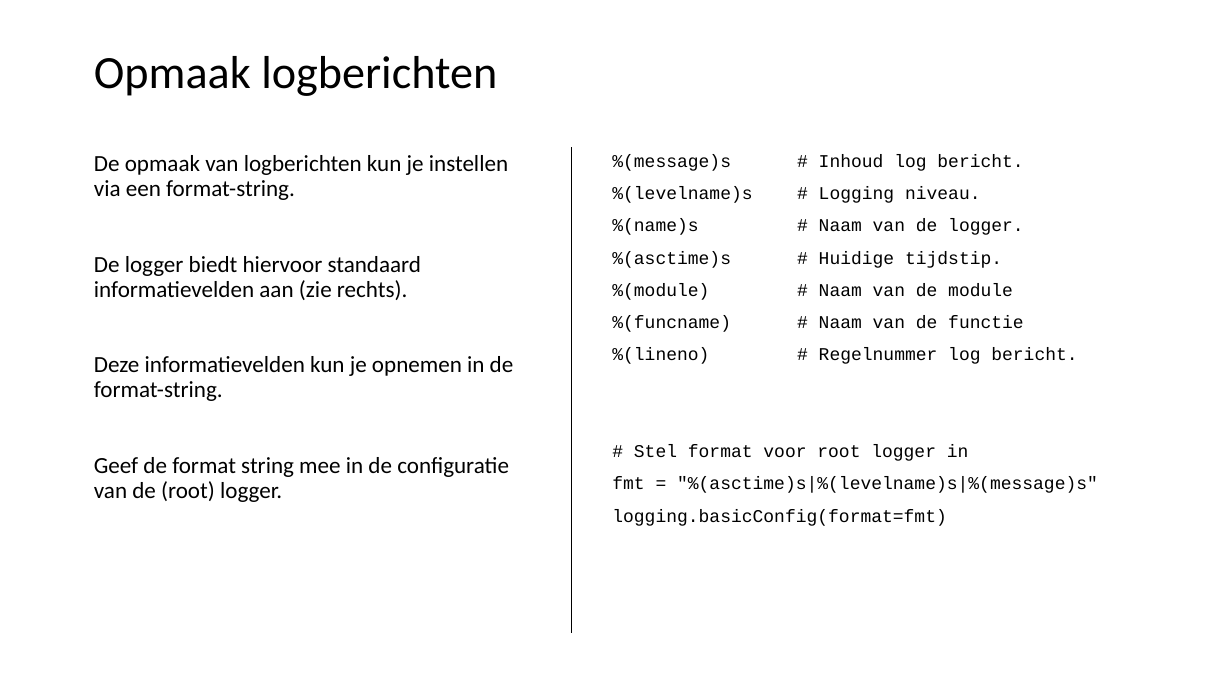
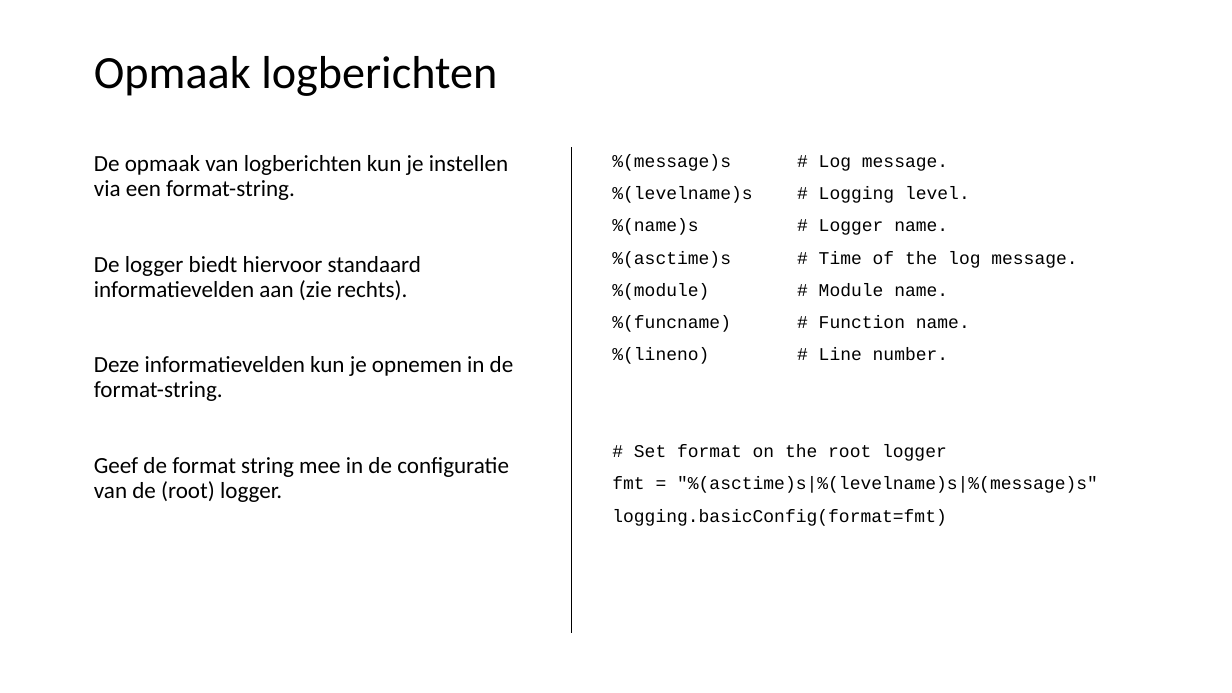
Before and after one commit to LFKoning/knowledge-sharing, a slide deck: slide 27 of python_trainees/2_production_code/python_traineeship_2.pptx (slide 26 before the commit). Drawn at 1232x693 pixels with LibreOffice and Linux fonts; fonts in the diff are those of the drawing. Boxes give left, top, right and bottom in pixels: in the first picture for what was removed or moved away, otherwise in the second. Text is boxed around its words. In the diff, an @@ line names an element or a change of style, - is before the commit and + after.

```diff
--- a/python_trainees/2_production_code/python_traineeship_2.pptx
+++ b/python_trainees/2_production_code/python_traineeship_2.pptx
@@ text at box(612, 154, 1077, 461): text changed @@
-%(message)s # Inhoud log bericht.
-%(levelname)s # Logging niveau.
-%(name)s # Naam van de logger.
-%(asctime)s # Huidige tijdstip.
-%(module) # Naam van de module
-%(funcname) # Naam van de functie
-%(lineno) # Regelnummer log bericht.
-# Stel format voor root logger in
+%(message)s # Log message.
+%(levelname)s # Logging level.
+%(name)s # Logger name.
+%(asctime)s # Time of the log message.
+%(module) # Module name.
+%(funcname) # Function name.
+%(lineno) # Line number.
+# Set format on the root logger
```
Also in this commit, not shown: 25 other slides changed, 5 slides added, 3 slides removed, 15 other files.
